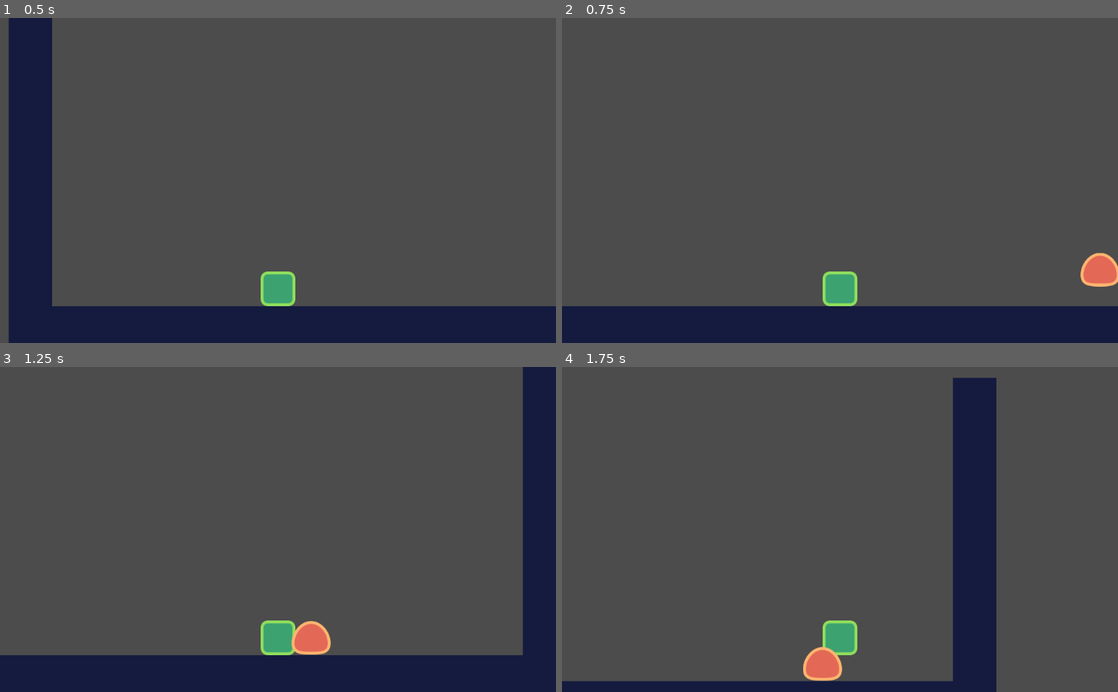
Above: before the commit, frames 1-4 (two rows, left to right).
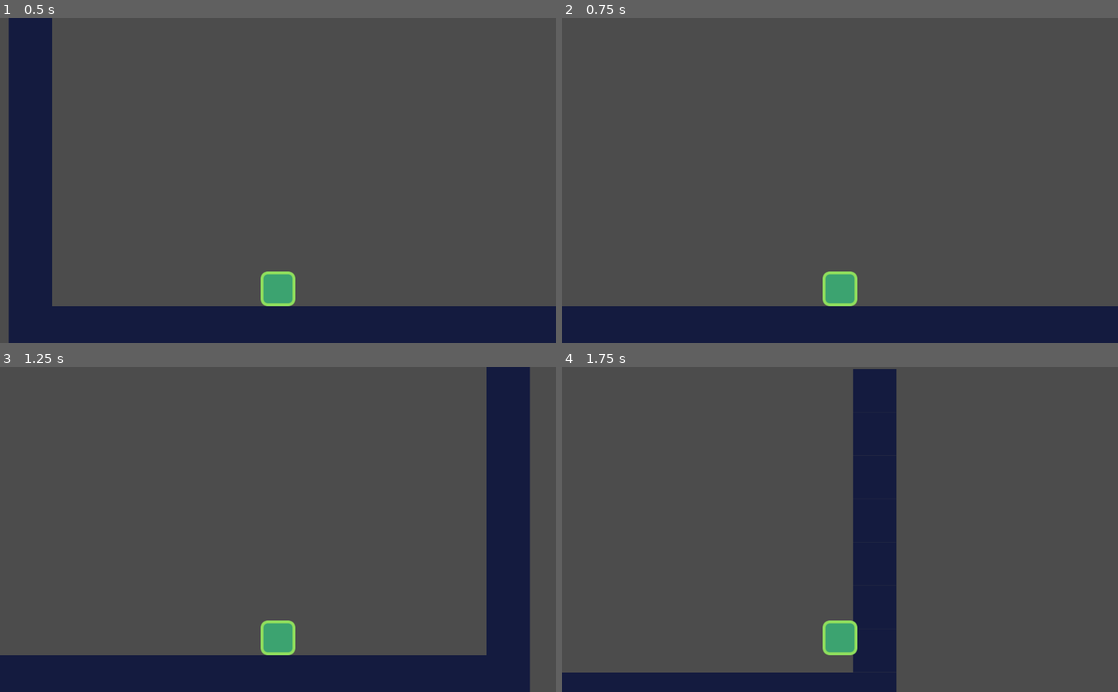
Above: after the commit, the same moments.

Repository: Azzamubaidillah/Platformer-game
Game: Godot game, scene res://src/levels/LevelTemplate.tscn
Two runs of this game, one before a commit and one after it. Both use one fixed random seed, a clock stepped at 60 frames per second and the inputs below. The project has no main scene, so this scene is started directly.
Inputs:
- Up to frame 1 (0.5 s): no input
- Up to frame 2 (0.75 s): tap Enter at 0.5 s; hold D (move_right) from 0.53 s (still down)
- Up to frame 3 (1.25 s): keep holding D (move_right); tap W (jump) at 0.77 s
- Up to frame 4 (1.75 s): keep holding D (move_right); tap W (jump) at 1.52 s

Frame 1 is identical in both runs. In frame 2, 0.6% of the frame differs, in the area x 93-100%, y 72-83%; in frame 3, 11%; in frame 4, 17%, in the area x 0-79%, y 0-100%.

Commit message:
queue free bug

Diff:
--- a/platformer/src/actors/enemy.gd
+++ b/platformer/src/actors/enemy.gd
@@ -4,6 +4,12 @@
 	set_physics_process(false)
 	_velocity.x = -speed.x
 
+func _on_StompDetector_body_entered(body:PhysicsBody2D) -> void :
+	if body.global_position.y > get_node("StompDetector").global_position.y:
+		return
+	get_node("CollisionShape2D").disabled = true
+	queue_free()
+
 func _physics_process(delta: float) -> void:
 	_velocity.y += gravity * delta
 	if is_on_wall():
--- a/platformer/src/actors/enemy.tscn
+++ b/platformer/src/actors/enemy.tscn
@@ -6,11 +6,15 @@
 [sub_resource type="RectangleShape2D" id=1]
 extents = Vector2( 32, 24 )
 
+[sub_resource type="RectangleShape2D" id=2]
+extents = Vector2( 38, 8 )
+
 [node name="enemy" type="KinematicBody2D"]
 position = Vector2( 176, 224 )
-collision_layer = 8
+collision_layer = 2
 collision_mask = 9
 script = ExtResource( 1 )
+gravity = 4000.0
 
 [node name="enemy" type="Sprite" parent="."]
 position = Vector2( -16, -64 )
@@ -27,3 +31,12 @@
 rect = Rect2( -50, -50, 114, 60 )
 process_parent = true
 physics_process_parent = true
+
+[node name="StompDetector" type="Area2D" parent="."]
+collision_mask = 2147483648
+
+[node name="CollisionShape2D" type="CollisionShape2D" parent="StompDetector"]
+self_modulate = Color( 0.0196078, 0.168627, 0.976471, 1 )
+position = Vector2( -16, -87 )
+shape = SubResource( 2 )
+[connection signal="body_entered" from="StompDetector" to="." method="_on_StompDetector_body_entered"]
--- a/platformer/src/levels/LevelTemplate.tscn
+++ b/platformer/src/levels/LevelTemplate.tscn
@@ -55,4 +55,4 @@
 script = ExtResource( 3 )
 
 [node name="enemy" parent="TileMap" instance=ExtResource( 4 )]
-position = Vector2( 1176, 544 )
+position = Vector2( 712, 504 )
Not shown: 1 places in platformer/src/actors/enemy.tscn that only renumber resources
